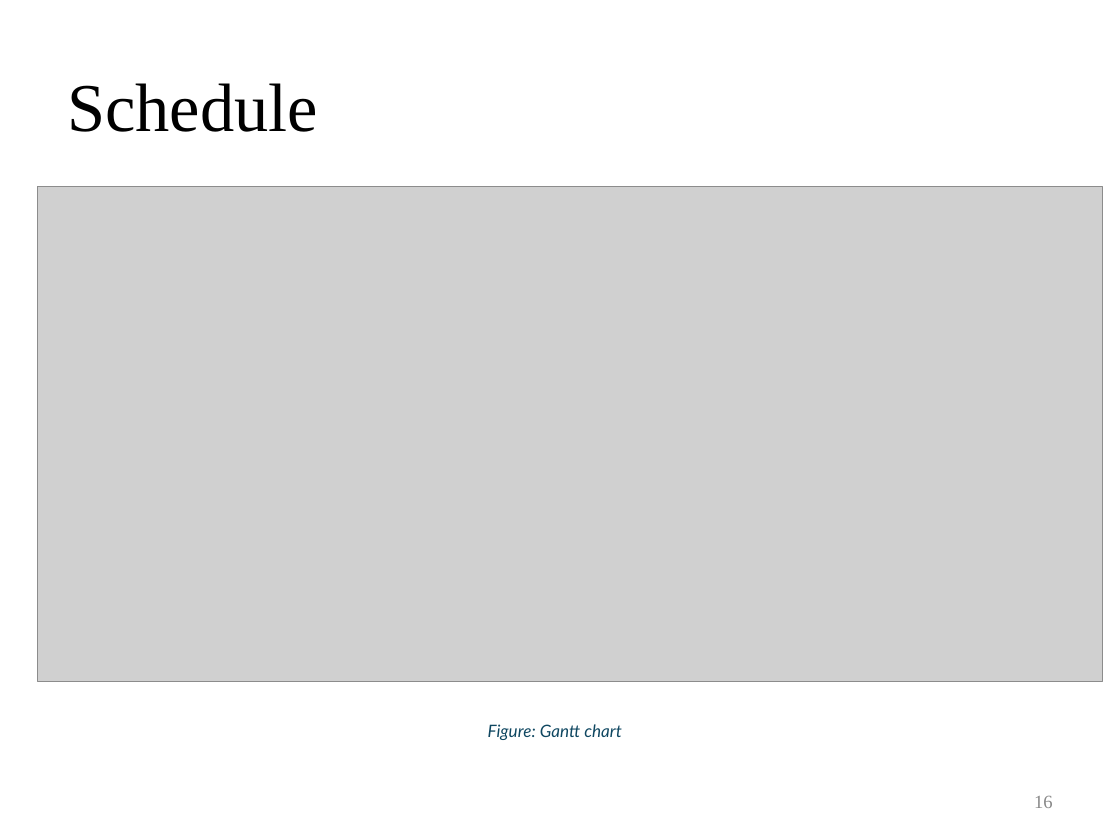
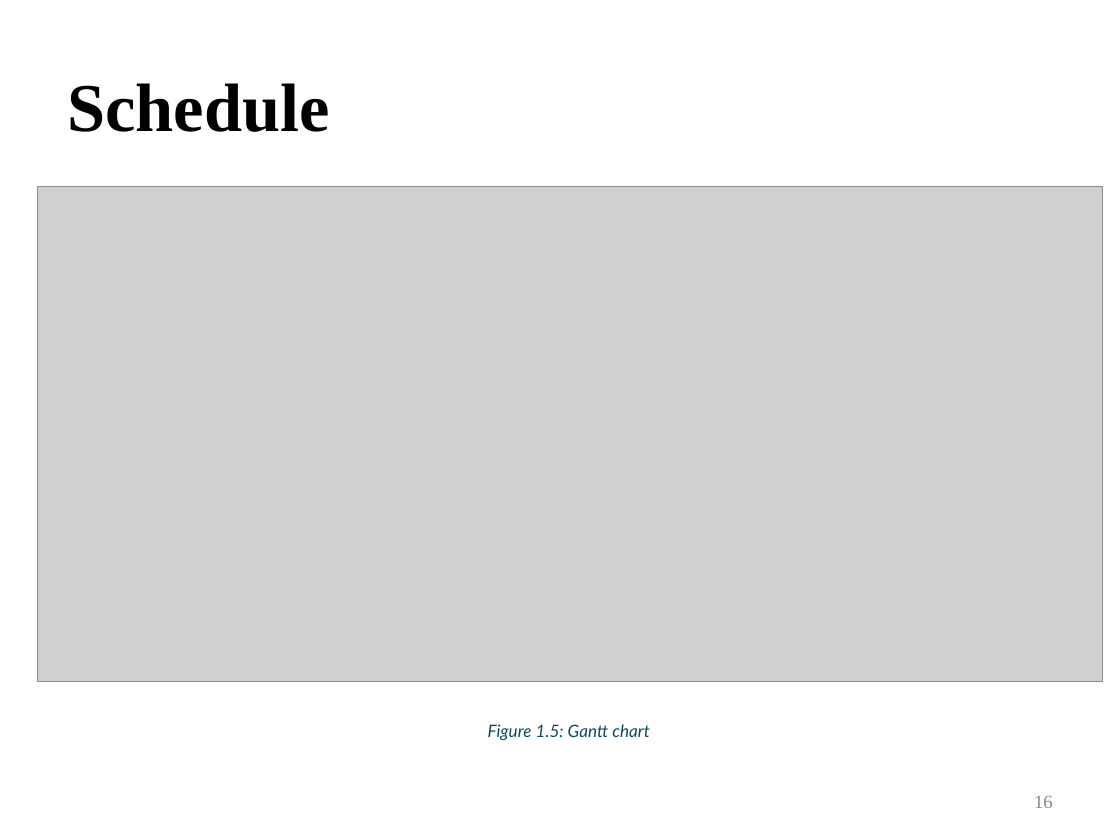
Before and after one commit to laibabintatahir/FYP-DOCS, a slide deck: slide 16 of LMS_60%.pptx. Drawn at 1120x840 pixels with LibreOffice and Linux fonts; fonts in the diff are those of the drawing; grey boxes stand for pictures. Boxes give left, top, right and bottom in pixels: in the first picture for what was removed or moved away, otherwise in the second. Text is boxed around its words. In the diff, an @@ line names an element or a change of style, - is before the commit and + after.

```diff
--- a/LMS_60%.pptx
+++ b/LMS_60%.pptx
@@ title "Schedule" at bbox=[67, 83, 329, 132]: bold on @@
@@ text at bbox=[488, 724, 650, 740]: text changed @@
-Figure: Gantt chart
+Figure 1.5: Gantt chart
```
Also in this commit, not shown: 13 other slides changed, 2 slides added, 1 slide removed, 18 other files.
